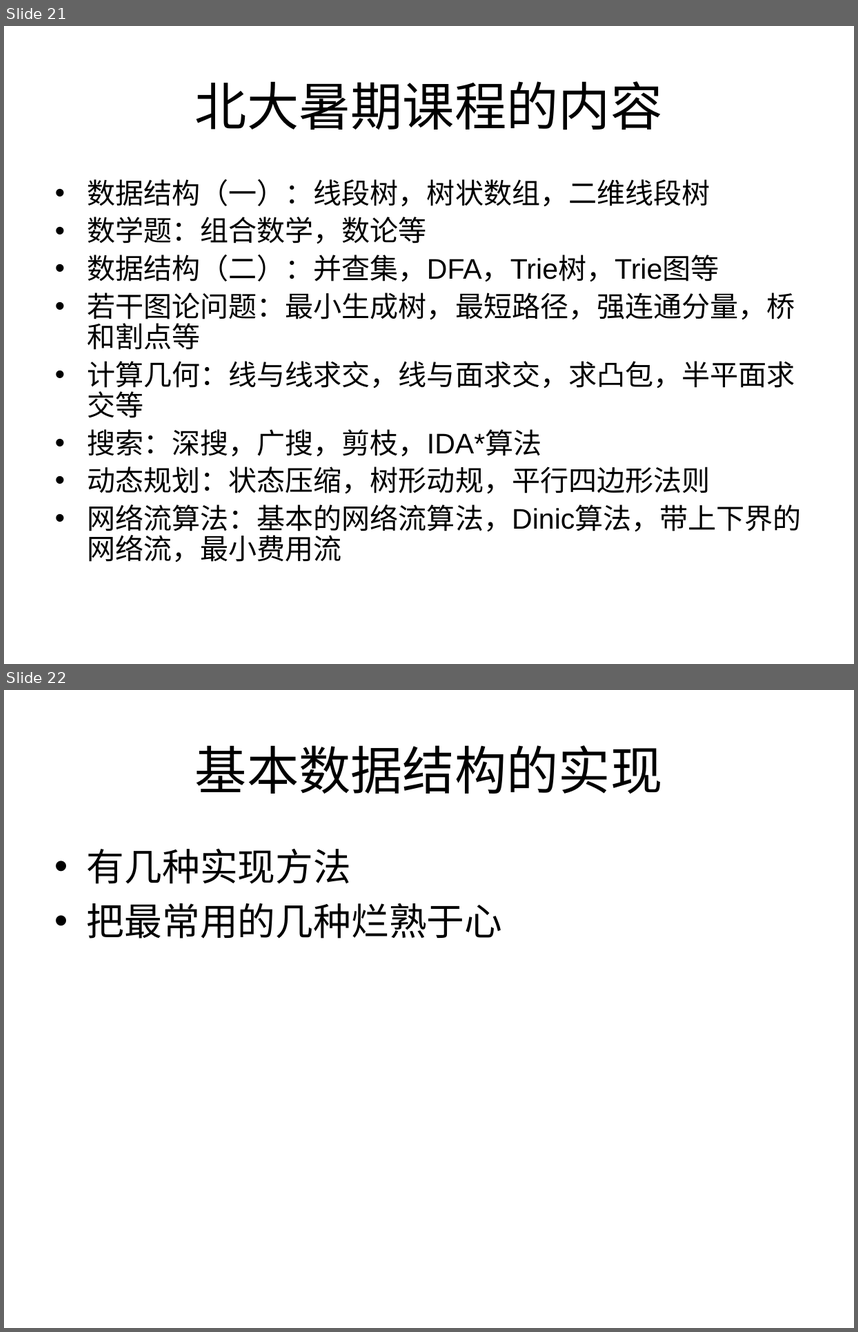
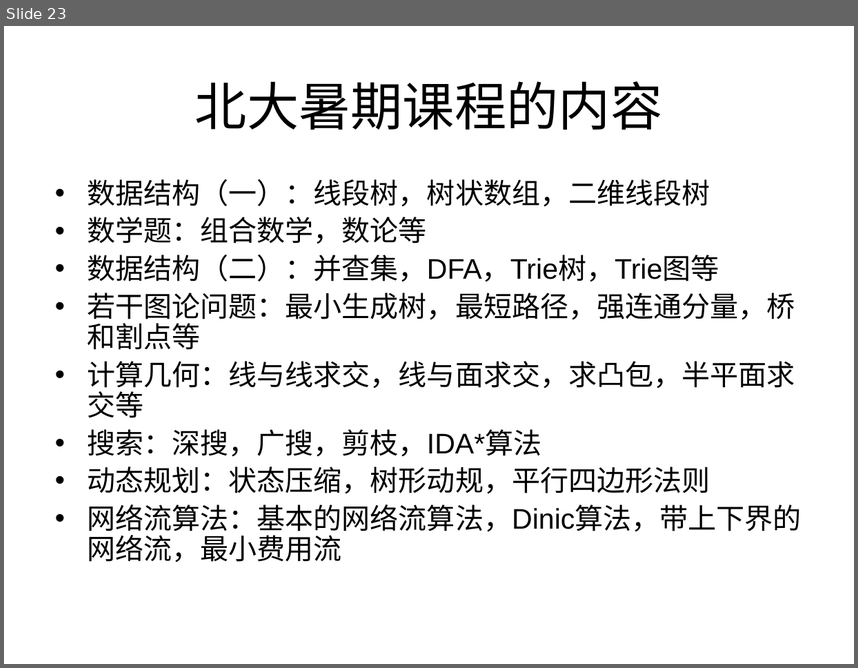
Before and after one commit to houjingbiao/leetcode, a slide deck: solutions/00conclusion.ppt. Shown one above the other, each under a label of ours: slides 21 and 22 before the commit, slide 23 after it. The pictures are 858x1332 and 858x668 pixels, drawn with LibreOffice and Linux fonts; fonts in the diff are those of the drawing. Boxes give left, top, right and bottom in pixels: in the first picture for what was removed or moved away, otherwise in the second. Text is boxed around its words. In the diff, an @@ line names an element or a change of style, - is before the commit and + after.

```diff
--- a/solutions/00conclusion.ppt
+++ b/solutions/00conclusion.ppt
@@ slide 22 removed at (4, 690, 854, 1328), background #FFFFFF @@
@@ title removed at (195, 745, 663, 793) @@
-基本数据结构的实现
@@ text removed at (87, 848, 503, 938) @@
-• 有几种实现方法
-• 把最常用的几种烂熟于心
@@ what was slide 21 is now slide 23 @@
```
Also in this commit, not shown: 4 slides changed, 2 slides added, 3 other slides removed.
